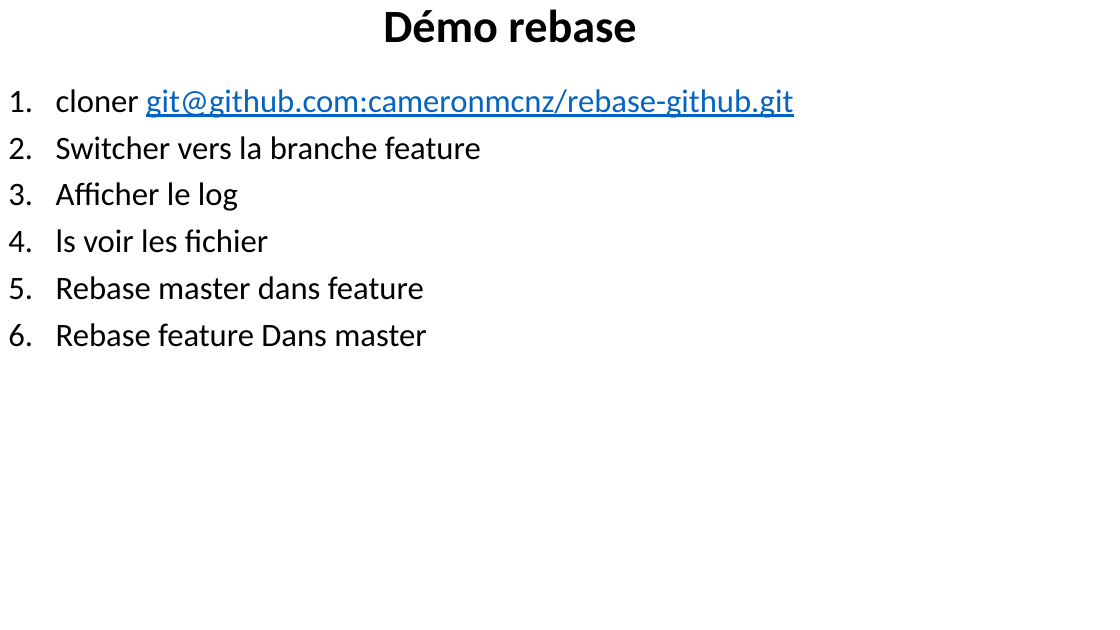
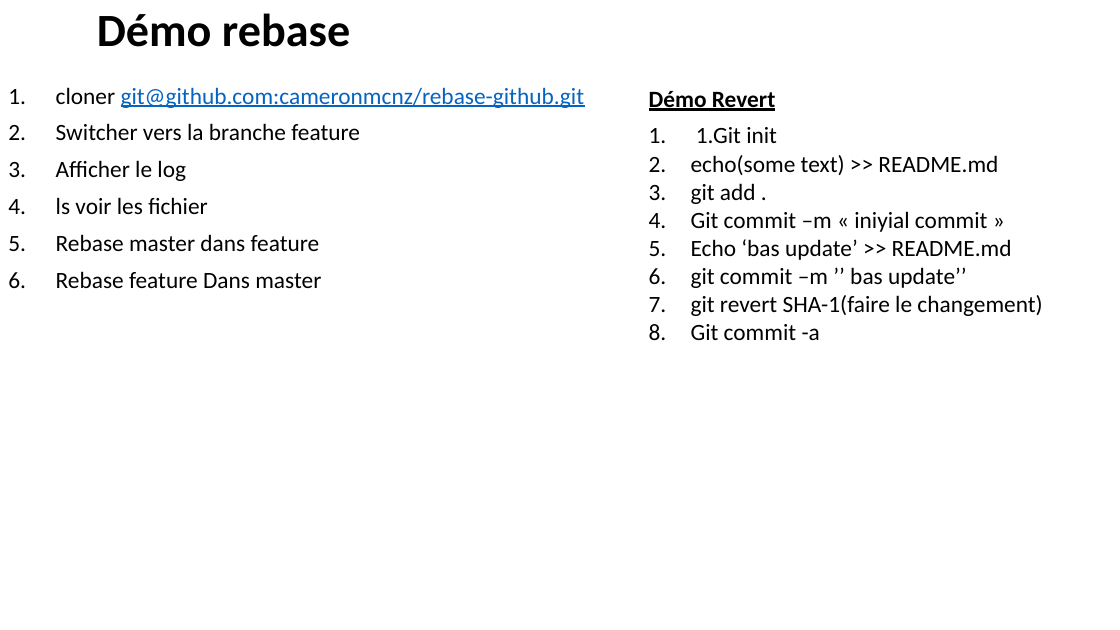
Before and after one commit to belakebiboussad/form, a slide deck: slide 37 of Formation Git.pptx (slide 36 before the commit). Drawn at 1120x630 pixels with LibreOffice and Linux fonts; fonts in the diff are those of the drawing. Boxes give left, top, right and bottom in pixels: in the first picture for what was removed or moved away, otherwise in the second. Text is boxed around its words. In the diff, an @@ line names an element or a change of style, - is before the commit and + after.

```diff
--- a/Formation Git.pptx
+++ b/Formation Git.pptx
@@ title "Démo rebase": place and size @@
-title "Démo rebase" at (383, 9, 636, 43)
+title "Démo rebase" at (97, 13, 350, 47)
@@ text "cloner git@github.com:cameronmcnz/rebase-github.git" at (56, 87, 585, 288): size 28 to 20 pt @@
@@ text added at (649, 91, 1042, 340), 20 pt, text #000000 @@
+Démo Revert
+1. 1.Git init
+2. echo(some text) >> README.md
+3. git add .
+4. Git commit –m « iniyial commit »
+5. Echo ‘bas update’ >> README.md
+6. git commit –m ’’ bas update’’
+7. git revert SHA-1(faire le changement)
+8. Git commit -a
```
Also in this commit, not shown: 5 other slides changed, 2 slides added, 1 slide removed, 2 other files.
